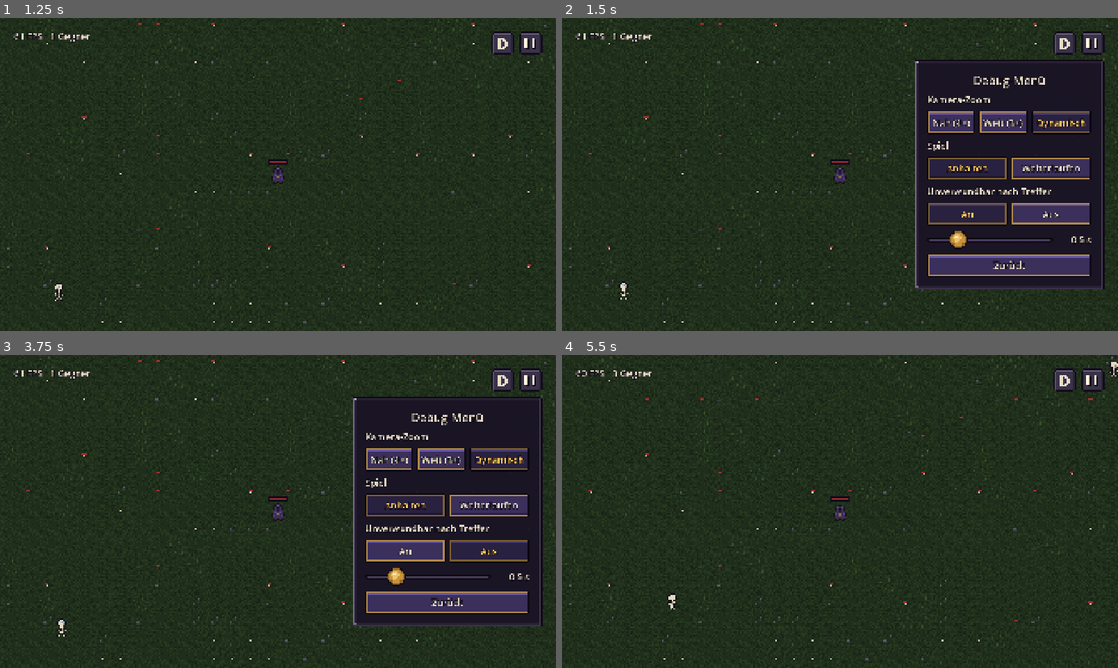
Above: before the commit, frames 1-4 (two rows, left to right).
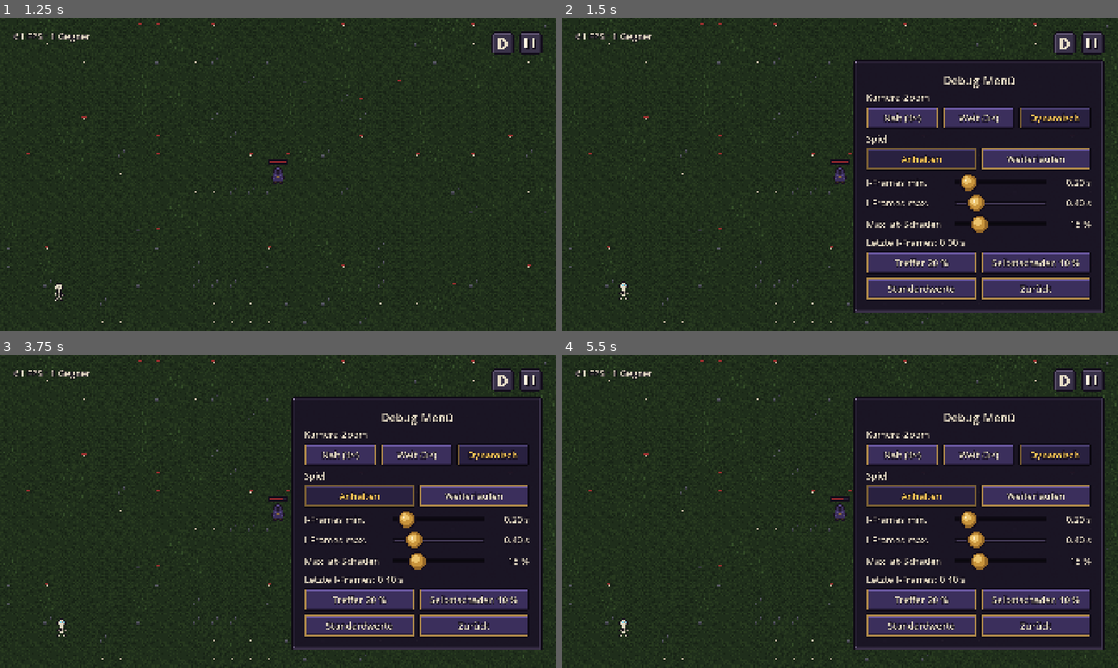
Above: after the commit, the same moments.

Repository: Slydee23/android-bullet-heaven
Game: Godot game, scene res://ui/main_menu.tscn
Two runs of this game, one before a commit and one after it. Both use one fixed random seed, a clock stepped at 60 frames per second and the inputs below.
Inputs (mouse positions are in pixels of both pictures, inside the frame that each line leads up to):
- Up to frame 1 (1.25 s): click "Run starten" at 0.5 s
- Up to frame 2 (1.5 s): click (1062, 43) at 1.25 s
- Up to frame 3 (3.75 s): click (405, 552) at 2 s, where only the run before the commit has a clickable "An"; click (361, 599) at 2.75 s, where only the run after the commit has a clickable "Treffer 20 %"; click (489, 552) at 3.5 s, where only the run before the commit has a clickable "Aus"
- Up to frame 4 (5.5 s): click (1034, 599) at 4.25 s, where only the run after the commit has a clickable "Selbstschaden 10 %"; click (923, 624) at 5 s, where only the run after the commit has a clickable "Standardwerte"

Frame 1 is identical in both runs. In frame 2, 21% of the frame differs, in the area x 52-98%, y 13-95%; in frame 3, 21%; in frame 4, 34%, in the area x 3-100%, y 0-99%.

Commit message:
M3b+: damage-based i-frames (IFrameRule), self damage, debug sliders
I-frame duration scales with damage taken (Brotato formula, 0.2-0.4 s),
defined only in data/combat/player_iframes.tres. Enemy attack interval
now always applies. take_self_damage() ignores and never starts i-frames.
Debug menu gets sliders, test buttons and a reset button.

Co-Authored-By: Claude Opus 5.5 <noreply@anthropic.com>

Diff:
--- /dev/null
+++ b/data/combat/player_iframes.tres
@@ -0,0 +1,9 @@
+[gd_resource type="Resource" script_class="IFrameRule" format=3]
+
+[ext_resource type="Script" path="res://scripts/iframe_rule.gd" id="1_script"]
+
+[resource]
+script = ExtResource("1_script")
+min_duration = 0.2
+max_duration = 0.4
+reference_share = 0.15
--- a/localization/translations.csv
+++ b/localization/translations.csv
@@ -36,4 +36,10 @@
 DEBUG_GAME_STATE,Spiel
 DEBUG_GAME_PAUSED,Anhalten
 DEBUG_GAME_RUNNING,Weiterlaufen
-DEBUG_HIT_INVULNERABILITY,Unverwundbar nach Treffer
+DEBUG_IFRAME_MIN,I-Frames min.
+DEBUG_IFRAME_MAX,I-Frames max.
+DEBUG_IFRAME_SHARE,Max. ab Schaden
+DEBUG_IFRAME_LAST,Letzte I-Frames: %.2f s
+DEBUG_IFRAME_RESET,Standardwerte
+DEBUG_TEST_HIT,Treffer 20 %
+DEBUG_TEST_SELF_DAMAGE,Selbstschaden 10 %
--- a/scenes/player.tscn
+++ b/scenes/player.tscn
@@ -5,9 +5,11 @@
 [ext_resource type="Script" path="res://scripts/run_camera.gd" id="3_camera"]
 [ext_resource type="Texture2D" path="res://assets/ui/bar_frame.png" id="4_bar_frame"]
 [ext_resource type="Texture2D" path="res://assets/ui/bar_fill.png" id="5_bar_fill"]
+[ext_resource type="Resource" path="res://data/combat/player_iframes.tres" id="6_iframes"]
 
 [node name="Player" type="Node2D"]
 script = ExtResource("1_script")
+base_iframe_rule = ExtResource("6_iframes")
 
 [node name="Sprite2D" type="Sprite2D" parent="."]
 position = Vector2(0, -7)
--- a/scripts/debug_menu.gd
+++ b/scripts/debug_menu.gd
@@ -1,3 +1,4 @@
+class_name DebugMenu
 extends Control
 ## Debug-Menü: kleines Fenster im Run, nur in Test-Builds (aus Godot gestartet) erreichbar.
 ## Testwerte zum Ausprobieren, wächst mit dem Spiel. Das Spiel kann dabei weiterlaufen (siehe Settings.debug_keep_running).
@@ -5,18 +6,31 @@
 signal closed
 
 const PixelUI := preload("res://scripts/pixel_ui.gd")
+## Testknöpfe: Anteil der maximalen HP
+const TEST_HIT_SHARE := 0.2
+const TEST_SELF_DAMAGE_SHARE := 0.1
+
+## Held, auf den sich die Testwerte beziehen (setzt die Run-Szene vor dem Öffnen)
+var player: Player
 
 var _closing := false
+var _shown_iframes := -1.0
 
 @onready var zoom_near_button: Button = %ZoomNearButton
 @onready var zoom_far_button: Button = %ZoomFarButton
 @onready var zoom_dynamic_button: Button = %ZoomDynamicButton
 @onready var game_paused_button: Button = %GamePausedButton
 @onready var game_running_button: Button = %GameRunningButton
-@onready var invulnerability_on_button: Button = %InvulnerabilityOnButton
-@onready var invulnerability_off_button: Button = %InvulnerabilityOffButton
-@onready var duration_slider: HSlider = %DurationSlider
-@onready var duration_value: Label = %DurationValue
+@onready var iframe_min_slider: HSlider = %IFrameMinSlider
+@onready var iframe_min_value: Label = %IFrameMinValue
+@onready var iframe_max_slider: HSlider = %IFrameMaxSlider
+@onready var iframe_max_value: Label = %IFrameMaxValue
+@onready var iframe_share_slider: HSlider = %IFrameShareSlider
+@onready var iframe_share_value: Label = %IFrameShareValue
+@onready var iframe_last_label: Label = %IFrameLastLabel
+@onready var test_hit_button: Button = %TestHitButton
+@onready var test_self_damage_button: Button = %TestSelfDamageButton
+@onready var iframe_reset_button: Button = %IFrameResetButton
 @onready var back_button: Button = %BackButton
 
 
@@ -36,29 +50,74 @@
 	game_paused_button.pressed.connect(Settings.set_debug_keep_running.bind(false))
 	game_running_button.pressed.connect(Settings.set_debug_keep_running.bind(true))
 
-	invulnerability_on_button.button_pressed = Settings.debug_hit_invulnerability
-	invulnerability_off_button.button_pressed = not Settings.debug_hit_invulnerability
-	invulnerability_on_button.pressed.connect(Settings.set_debug_hit_invulnerability.bind(true))
-	invulnerability_off_button.pressed.connect(Settings.set_debug_hit_invulnerability.bind(false))
+	_setup_iframe_slider(iframe_min_slider, Settings.MIN_IFRAME_DURATION, Settings.MAX_IFRAME_DURATION)
+	_setup_iframe_slider(iframe_max_slider, Settings.MIN_IFRAME_DURATION, Settings.MAX_IFRAME_DURATION)
+	_setup_iframe_slider(iframe_share_slider, Settings.MIN_IFRAME_SHARE, Settings.MAX_IFRAME_SHARE)
+	_show_iframe_rule()
+	iframe_min_slider.value_changed.connect(_on_iframe_min_changed)
+	iframe_max_slider.value_changed.connect(_on_iframe_max_changed)
+	iframe_share_slider.value_changed.connect(_on_iframe_slider_changed)
 
-	duration_slider.min_value = Settings.MIN_INVULNERABILITY
-	duration_slider.max_value = Settings.MAX_INVULNERABILITY
-	duration_slider.value = Settings.debug_invulnerability_duration
-	_show_duration(duration_slider.value)
-	duration_slider.value_changed.connect(_on_duration_changed)
-	# Beim Ziehen nicht ständig speichern, erst beim Loslassen
-	duration_slider.drag_ended.connect(func(_changed: bool) -> void: Settings.save_settings())
-
+	test_hit_button.pressed.connect(_on_test_hit_pressed)
+	test_self_damage_button.pressed.connect(_on_test_self_damage_pressed)
+	iframe_reset_button.pressed.connect(_on_iframe_reset_pressed)
 	back_button.pressed.connect(close)
 
 
-func _on_duration_changed(value: float) -> void:
-	Settings.set_debug_invulnerability_duration(value, false)
-	_show_duration(value)
+func _process(_delta: float) -> void:
+	if player and player.last_iframe_duration != _shown_iframes:
+		_shown_iframes = player.last_iframe_duration
+		iframe_last_label.text = tr("DEBUG_IFRAME_LAST") % _shown_iframes
 
 
-func _show_duration(value: float) -> void:
-	duration_value.text = "%.1f s" % value
+func _setup_iframe_slider(slider: HSlider, minimum: float, maximum: float) -> void:
+	slider.min_value = minimum
+	slider.max_value = maximum
+	slider.step = 0.01
+	# Beim Ziehen nicht ständig speichern, erst beim Loslassen
+	slider.drag_ended.connect(func(_changed: bool) -> void: Settings.save_settings())
+
+
+## Zeigt die geltende Regel des Helden an, ohne dabei die Regler-Signale auszulösen.
+func _show_iframe_rule() -> void:
+	iframe_min_slider.set_value_no_signal(player.iframe_rule.min_duration)
+	iframe_max_slider.set_value_no_signal(player.iframe_rule.max_duration)
+	iframe_share_slider.set_value_no_signal(player.iframe_rule.reference_share)
+	iframe_min_value.text = "%.2f s" % iframe_min_slider.value
+	iframe_max_value.text = "%.2f s" % iframe_max_slider.value
+	iframe_share_value.text = "%d %%" % roundi(iframe_share_slider.value * 100.0)
+
+
+## Die Mindestdauer schiebt die Höchstdauer mit, damit sie nie darüber liegt.
+func _on_iframe_min_changed(value: float) -> void:
+	if value > iframe_max_slider.value:
+		iframe_max_slider.set_value_no_signal(value)
+	_on_iframe_slider_changed(value)
+
+
+## Die Höchstdauer schiebt die Mindestdauer mit, damit sie nie darunter liegt.
+func _on_iframe_max_changed(value: float) -> void:
+	if value < iframe_min_slider.value:
+		iframe_min_slider.set_value_no_signal(value)
+	_on_iframe_slider_changed(value)
+
+
+func _on_iframe_slider_changed(_value: float) -> void:
+	Settings.set_debug_iframes(iframe_min_slider.value, iframe_max_slider.value, iframe_share_slider.value, false)
+	_show_iframe_rule()
+
+
+func _on_test_hit_pressed() -> void:
+	player.take_damage(player.max_hp * TEST_HIT_SHARE)
+
+
+func _on_test_self_damage_pressed() -> void:
+	player.take_self_damage(player.max_hp * TEST_SELF_DAMAGE_SHARE)
+
+
+func _on_iframe_reset_pressed() -> void:
+	Settings.reset_debug_iframes()
+	_show_iframe_rule()
 
 
 func close() -> void:
--- a/scripts/enemy_data.gd
+++ b/scripts/enemy_data.gd
@@ -11,7 +11,7 @@
 @export var speed := 40.0
 @export var max_hp := 10.0
 @export var contact_damage := 5.0
-## Sekunden zwischen zwei Angriffen dieses Gegners (gilt, wenn die Unverwundbarkeit nach Treffer aus ist)
+## Sekunden zwischen zwei Treffern dieses Gegners. Viele Gegner zusammen begrenzen die I-Frames des Helden.
 @export var attack_interval := 1.0
 ## Zusätzlicher Abstand zum Helden, aus dem angegriffen wird (0 = Nahkampf, also bei Berührung)
 @export var attack_range := 0.0
--- a/scripts/enemy_manager.gd
+++ b/scripts/enemy_manager.gd
@@ -178,9 +178,8 @@
 	if _attack_timers[i] > 0.0:
 		_attack_timers[i] -= delta
 	elif in_range and target and target.take_damage(data.contact_damage):
-		# Mit Unverwundbarkeit begrenzt der Held selbst, wie oft er getroffen wird
-		if not Settings.debug_hit_invulnerability:
-			_attack_timers[i] = data.attack_interval
+		# Trifft der Angriff nicht (I-Frames des Helden), bleibt der Gegner bereit und versucht es weiter
+		_attack_timers[i] = data.attack_interval
 
 
 func _draw() -> void:
--- /dev/null
+++ b/scripts/iframe_rule.gd
@@ -0,0 +1,19 @@
+class_name IFrameRule
+extends Resource
+## Regel für die Unverwundbarkeit (I-Frames) nach einem Treffer: Schwere Treffer geben mehr Zeit zum Reagieren.
+## Formel und Grenzen liegen nur hier. Ein anderer Charakter oder Modus bekommt einfach eine eigene .tres-Datei.
+
+## Kürzeste Dauer in Sekunden, gilt für kleine Treffer
+@export var min_duration := 0.2
+## Längste Dauer in Sekunden
+@export var max_duration := 0.4
+## Ab diesem Anteil der maximalen HP gibt ein Treffer die längste Dauer (0.15 = 15 %)
+@export var reference_share := 0.15
+
+
+## damage ist der tatsächlich erlittene Schaden, also nach Abzug von Rüstung.
+func duration_for(damage: float, max_hp: float) -> float:
+	var longest := maxf(min_duration, max_duration)
+	if max_hp <= 0.0 or reference_share <= 0.0:
+		return longest
+	return clampf(max_duration * (damage / max_hp) / reference_share, min_duration, longest)
--- a/scripts/player.gd
+++ b/scripts/player.gd
@@ -14,6 +14,8 @@
 ## So lange leuchtet der Held nach einem Treffer rot auf (Sekunden)
 const HIT_FLASH_TIME := 0.1
 const HIT_FLASH_COLOR := Color(1.0, 0.35, 0.35)
+## Selbstschaden tötet vorläufig nicht: So viele HP bleiben mindestens übrig (endgültig entschieden wird beim ersten Effekt)
+const SELF_DAMAGE_MIN_HP := 1.0
 
 const IDLE_TEXTURE := preload("res://assets/sprites/characters/hero_idle.png")
 const RUN_TEXTURE := preload("res://assets/sprites/characters/hero_run.png")
@@ -23,12 +25,18 @@
 @export var max_hp := 100.0
 ## Körperradius in Welt-Pixeln um die Füße: Bis hierhin kommen Gegner heran
 @export var body_radius := 5.0
+## Wie lange der Held nach einem Treffer unverwundbar ist
+@export var base_iframe_rule: IFrameRule
 
 ## Bereich, den der Spieler nicht verlassen kann (setzt die Run-Szene)
 var bounds := Rect2()
 ## Touch-Joystick (setzt die Run-Szene)
 var joystick: TouchJoystick
 var hp := max_hp
+## Geltende Regel: Kopie von base_iframe_rule, in Test-Builds mit den Werten aus dem Debug-Menü
+var iframe_rule: IFrameRule
+## Dauer der letzten I-Frames in Sekunden (Anzeige im Debug-Menü)
+var last_iframe_duration := 0.0
 
 var _current_texture: Texture2D
 var _animation_time := 0.0
@@ -43,26 +51,47 @@
 	hp = max_hp
 	health_bar.max_value = max_hp
 	health_bar.value = hp
+	iframe_rule = base_iframe_rule.duplicate()
 	_apply_settings()
 	Settings.changed.connect(_apply_settings)
 
 
-## Zieht Lebenspunkte ab. Gibt false zurück, wenn der Treffer nicht zählt (unverwundbar oder schon tot).
+## Treffer von außen: Zieht Lebenspunkte ab und startet die I-Frames.
+## Gibt false zurück, wenn der Treffer nicht zählt (unverwundbar oder schon tot).
 func take_damage(amount: float) -> bool:
 	if hp <= 0.0 or _invulnerable_left > 0.0:
 		return false
-	hp = maxf(hp - amount, 0.0)
-	health_bar.value = hp
+	last_iframe_duration = iframe_rule.duration_for(amount, max_hp)
+	_invulnerable_left = last_iframe_duration
 	_hit_flash_left = HIT_FLASH_TIME
-	if Settings.debug_hit_invulnerability:
-		_invulnerable_left = Settings.debug_invulnerability_duration
+	_set_hp(maxf(hp - amount, 0.0))
 	if hp <= 0.0:
 		died.emit()
 	return true
 
 
+## Selbstschaden (z. B. durch Boni): Wirkt auch während der I-Frames und löst selbst keine aus.
+func take_self_damage(amount: float) -> void:
+	if hp <= 0.0:
+		return
+	_set_hp(maxf(hp - amount, minf(hp, SELF_DAMAGE_MIN_HP)))
+
+
+func _set_hp(value: float) -> void:
+	hp = value
+	health_bar.value = hp
+
+
 func _apply_settings() -> void:
 	health_bar.visible = Settings.show_player_health_bar
+	iframe_rule.min_duration = base_iframe_rule.min_duration
+	iframe_rule.max_duration = base_iframe_rule.max_duration
+	iframe_rule.reference_share = base_iframe_rule.reference_share
+	# Testwerte aus dem Debug-Menü gelten nur in Test-Builds
+	if OS.is_debug_build() and Settings.has_debug_iframes():
+		iframe_rule.min_duration = Settings.debug_iframe_min
+		iframe_rule.max_duration = Settings.debug_iframe_max
+		iframe_rule.reference_share = Settings.debug_iframe_share
 
 
 func _process(delta: float) -> void:
--- a/scripts/run.gd
+++ b/scripts/run.gd
@@ -20,7 +20,7 @@
 const FPS_UPDATE_INTERVAL := 0.5
 
 var _pause_menu: Control
-var _debug_menu: Control
+var _debug_menu: DebugMenu
 var _game_over := false
 var _fps_timer := 0.0
 
@@ -116,6 +116,7 @@
 		_debug_menu.queue_free()
 		return
 	_debug_menu = DEBUG_MENU.instantiate()
+	_debug_menu.player = player
 	_debug_menu.tree_exited.connect(_on_debug_menu_closed)
 	hud.add_child(_debug_menu)
 	_update_pause()
--- a/scripts/settings.gd
+++ b/scripts/settings.gd
@@ -11,8 +11,13 @@
 ## Erhöhen, wenn sich das Dateiformat ändert (alte Dateien lassen sich dann umwandeln)
 const FILE_VERSION := 1
 const MIN_JOYSTICK_OPACITY := 0.2
-const MIN_INVULNERABILITY := 0.1
-const MAX_INVULNERABILITY := 2.0
+## Regler-Grenzen der I-Frames im Debug-Menü
+const MIN_IFRAME_DURATION := 0.05
+const MAX_IFRAME_DURATION := 2.0
+const MIN_IFRAME_SHARE := 0.05
+const MAX_IFRAME_SHARE := 0.5
+## Kein Testwert gesetzt: Es gilt data/combat/player_iframes.tres
+const IFRAME_NOT_SET := -1.0
 ## Kamera-Zoom zum Vergleichen (Debug-Menü): Nah 4×, Weit 3×, Dynamisch nach Gegnerdruck (siehe RunCamera)
 enum CameraZoomMode { NEAR, FAR, DYNAMIC }
 
@@ -24,10 +29,10 @@
 var camera_zoom_mode := CameraZoomMode.DYNAMIC
 ## Nur Testwert (Debug-Menü): Spiel läuft weiter, während das Debug-Menü offen ist
 var debug_keep_running := false
-## Nur Testwert (Debug-Menü): Nach einem Treffer kurz unverwundbar? Noch nicht entschieden, siehe PLAN.md
-var debug_hit_invulnerability := true
-## Nur Testwert (Debug-Menü): Dauer der Unverwundbarkeit in Sekunden
-var debug_invulnerability_duration := 0.5
+## Nur Testwerte (Debug-Menü): I-Frames ausprobieren, ohne die Datendatei zu ändern
+var debug_iframe_min := IFRAME_NOT_SET
+var debug_iframe_max := IFRAME_NOT_SET
+var debug_iframe_share := IFRAME_NOT_SET
 var show_player_health_bar := true
 
 
@@ -55,10 +60,11 @@
 		camera_zoom_mode = zoom_mode as CameraZoomMode
 	var keep_running: bool = config.get_value("debug", "keep_running", debug_keep_running)
 	debug_keep_running = keep_running
-	var invulnerability: bool = config.get_value("debug", "hit_invulnerability", debug_hit_invulnerability)
-	debug_hit_invulnerability = invulnerability
-	var duration: float = config.get_value("debug", "invulnerability_duration", debug_invulnerability_duration)
-	debug_invulnerability_duration = clampf(duration, MIN_INVULNERABILITY, MAX_INVULNERABILITY)
+	var iframe_min: float = config.get_value("debug", "iframe_min", IFRAME_NOT_SET)
+	var iframe_max: float = config.get_value("debug", "iframe_max", IFRAME_NOT_SET)
+	var iframe_share: float = config.get_value("debug", "iframe_share", IFRAME_NOT_SET)
+	if iframe_min >= 0.0 and iframe_max >= 0.0 and iframe_share >= 0.0:
+		_store_debug_iframes(iframe_min, iframe_max, iframe_share)
 	var health_bar: bool = config.get_value("display", "player_health_bar", show_player_health_bar)
 	show_player_health_bar = health_bar
 
@@ -71,8 +77,9 @@
 	config.set_value("controls", "joystick_opacity", joystick_opacity)
 	config.set_value("debug", "camera_zoom_mode", camera_zoom_mode)
 	config.set_value("debug", "keep_running", debug_keep_running)
-	config.set_value("debug", "hit_invulnerability", debug_hit_invulnerability)
-	config.set_value("debug", "invulnerability_duration", debug_invulnerability_duration)
+	config.set_value("debug", "iframe_min", debug_iframe_min)
+	config.set_value("debug", "iframe_max", debug_iframe_max)
+	config.set_value("debug", "iframe_share", debug_iframe_share)
 	config.set_value("display", "player_health_bar", show_player_health_bar)
 	# Sicher schreiben: erst temporäre Datei, dann ersetzen
 	var temp_path := PATH + ".tmp"
@@ -106,15 +113,28 @@
 	_apply()
 
 
-func set_debug_hit_invulnerability(enabled: bool) -> void:
-	debug_hit_invulnerability = enabled
+func has_debug_iframes() -> bool:
+	return debug_iframe_min >= 0.0
+
+
+## persist = false: nur übernehmen, nicht speichern (z. B. während ein Schieberegler gezogen wird)
+func set_debug_iframes(minimum: float, maximum: float, share: float, persist := true) -> void:
+	_store_debug_iframes(minimum, maximum, share)
+	_apply(persist)
+
+
+## Testwerte verwerfen: Es gilt wieder die Datendatei.
+func reset_debug_iframes() -> void:
+	debug_iframe_min = IFRAME_NOT_SET
+	debug_iframe_max = IFRAME_NOT_SET
+	debug_iframe_share = IFRAME_NOT_SET
 	_apply()
 
 
-## persist = false: nur übernehmen, nicht speichern (z. B. während ein Schieberegler gezogen wird)
-func set_debug_invulnerability_duration(duration: float, persist := true) -> void:
-	debug_invulnerability_duration = clampf(duration, MIN_INVULNERABILITY, MAX_INVULNERABILITY)
-	_apply(persist)
+func _store_debug_iframes(minimum: float, maximum: float, share: float) -> void:
+	debug_iframe_min = clampf(minimum, MIN_IFRAME_DURATION, MAX_IFRAME_DURATION)
+	debug_iframe_max = clampf(maximum, debug_iframe_min, MAX_IFRAME_DURATION)
+	debug_iframe_share = clampf(share, MIN_IFRAME_SHARE, MAX_IFRAME_SHARE)
 
 
 func set_show_player_health_bar(show_bar: bool) -> void:
--- a/ui/debug_menu.tscn
+++ b/ui/debug_menu.tscn
@@ -5,8 +5,6 @@
 [sub_resource type="ButtonGroup" id="ButtonGroup_zoom"]
 
 [sub_resource type="ButtonGroup" id="ButtonGroup_game"]
-
-[sub_resource type="ButtonGroup" id="ButtonGroup_invulnerability"]
 
 [node name="DebugMenu" type="Control"]
 process_mode = 3
@@ -32,7 +30,7 @@
 
 [node name="Content" type="VBoxContainer" parent="Panel"]
 layout_mode = 2
-theme_override_constants/separation = 16
+theme_override_constants/separation = 8
 
 [node name="Title" type="Label" parent="Panel/Content"]
 layout_mode = 2
@@ -96,50 +94,104 @@
 button_group = SubResource("ButtonGroup_game")
 text = "DEBUG_GAME_RUNNING"
 
-[node name="InvulnerabilityLabel" type="Label" parent="Panel/Content"]
+[node name="IFrameMinRow" type="HBoxContainer" parent="Panel/Content"]
 layout_mode = 2
-text = "DEBUG_HIT_INVULNERABILITY"
+theme_override_constants/separation = 24
 
-[node name="InvulnerabilityButtons" type="HBoxContainer" parent="Panel/Content"]
+[node name="Label" type="Label" parent="Panel/Content/IFrameMinRow"]
+custom_minimum_size = Vector2(280, 0)
+layout_mode = 2
+text = "DEBUG_IFRAME_MIN"
+
+[node name="IFrameMinSlider" type="HSlider" parent="Panel/Content/IFrameMinRow"]
+unique_name_in_owner = true
+custom_minimum_size = Vector2(320, 64)
+layout_mode = 2
+size_flags_horizontal = 3
+size_flags_vertical = 4
+
+[node name="IFrameMinValue" type="Label" parent="Panel/Content/IFrameMinRow"]
+unique_name_in_owner = true
+custom_minimum_size = Vector2(130, 0)
+layout_mode = 2
+horizontal_alignment = 2
+
+[node name="IFrameMaxRow" type="HBoxContainer" parent="Panel/Content"]
+layout_mode = 2
+theme_override_constants/separation = 24
+
+[node name="Label" type="Label" parent="Panel/Content/IFrameMaxRow"]
+custom_minimum_size = Vector2(280, 0)
+layout_mode = 2
+text = "DEBUG_IFRAME_MAX"
+
+[node name="IFrameMaxSlider" type="HSlider" parent="Panel/Content/IFrameMaxRow"]
+unique_name_in_owner = true
+custom_minimum_size = Vector2(320, 64)
+layout_mode = 2
+size_flags_horizontal = 3
+size_flags_vertical = 4
+
+[node name="IFrameMaxValue" type="Label" parent="Panel/Content/IFrameMaxRow"]
+unique_name_in_owner = true
+custom_minimum_size = Vector2(130, 0)
+layout_mode = 2
+horizontal_alignment = 2
+
+[node name="IFrameShareRow" type="HBoxContainer" parent="Panel/Content"]
+layout_mode = 2
+theme_override_constants/separation = 24
+
+[node name="Label" type="Label" parent="Panel/Content/IFrameShareRow"]
+custom_minimum_size = Vector2(280, 0)
+layout_mode = 2
+text = "DEBUG_IFRAME_SHARE"
+
+[node name="IFrameShareSlider" type="HSlider" parent="Panel/Content/IFrameShareRow"]
+unique_name_in_owner = true
+custom_minimum_size = Vector2(320, 64)
+layout_mode = 2
+size_flags_horizontal = 3
+size_flags_vertical = 4
+
+[node name="IFrameShareValue" type="Label" parent="Panel/Content/IFrameShareRow"]
+unique_name_in_owner = true
+custom_minimum_size = Vector2(130, 0)
+layout_mode = 2
+horizontal_alignment = 2
+
+[node name="IFrameLastLabel" type="Label" parent="Panel/Content"]
+unique_name_in_owner = true
+layout_mode = 2
+
+[node name="TestButtons" type="HBoxContainer" parent="Panel/Content"]
 layout_mode = 2
 theme_override_constants/separation = 12
 
-[node name="InvulnerabilityOnButton" type="Button" parent="Panel/Content/InvulnerabilityButtons"]
+[node name="TestHitButton" type="Button" parent="Panel/Content/TestButtons"]
 unique_name_in_owner = true
 layout_mode = 2
 size_flags_horizontal = 3
-toggle_mode = true
-button_group = SubResource("ButtonGroup_invulnerability")
-text = "OPTIONS_ON"
+text = "DEBUG_TEST_HIT"
 
-[node name="InvulnerabilityOffButton" type="Button" parent="Panel/Content/InvulnerabilityButtons"]
+[node name="TestSelfDamageButton" type="Button" parent="Panel/Content/TestButtons"]
 unique_name_in_owner = true
 layout_mode = 2
 size_flags_horizontal = 3
-toggle_mode = true
-button_group = SubResource("ButtonGroup_invulnerability")
-text = "OPTIONS_OFF"
+text = "DEBUG_TEST_SELF_DAMAGE"
 
-[node name="DurationRow" type="HBoxContainer" parent="Panel/Content"]
+[node name="BottomButtons" type="HBoxContainer" parent="Panel/Content"]
 layout_mode = 2
-theme_override_constants/separation = 24
+theme_override_constants/separation = 12
 
-[node name="DurationSlider" type="HSlider" parent="Panel/Content/DurationRow"]
+[node name="IFrameResetButton" type="Button" parent="Panel/Content/BottomButtons"]
 unique_name_in_owner = true
-custom_minimum_size = Vector2(0, 64)
 layout_mode = 2
 size_flags_horizontal = 3
-size_flags_vertical = 4
-step = 0.1
+text = "DEBUG_IFRAME_RESET"
 
-[node name="DurationValue" type="Label" parent="Panel/Content/DurationRow"]
-unique_name_in_owner = true
-custom_minimum_size = Vector2(110, 0)
-layout_mode = 2
-text = "0.5 s"
-horizontal_alignment = 2
-
-[node name="BackButton" type="Button" parent="Panel/Content"]
+[node name="BackButton" type="Button" parent="Panel/Content/BottomButtons"]
 unique_name_in_owner = true
 layout_mode = 2
+size_flags_horizontal = 3
 text = "BUTTON_BACK"
Binary file changed: localization/translations.de.translation
Not shown, added: scripts/iframe_rule.gd.uid
Not shown, changed: PLAN.md
